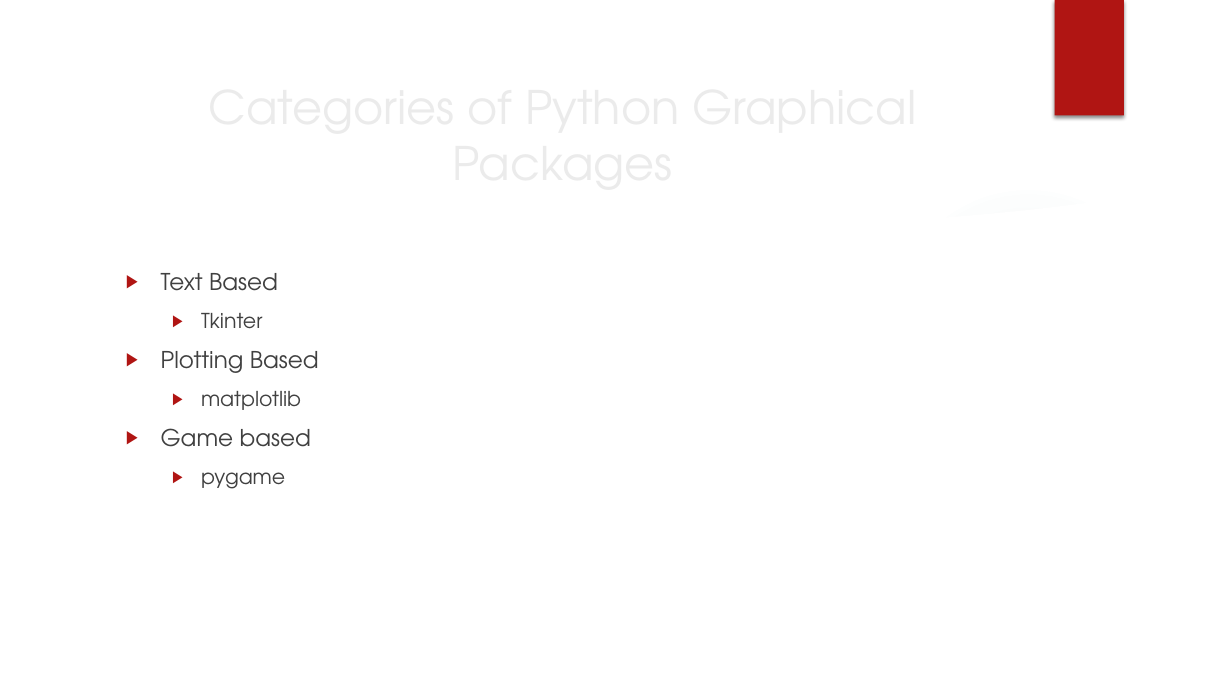
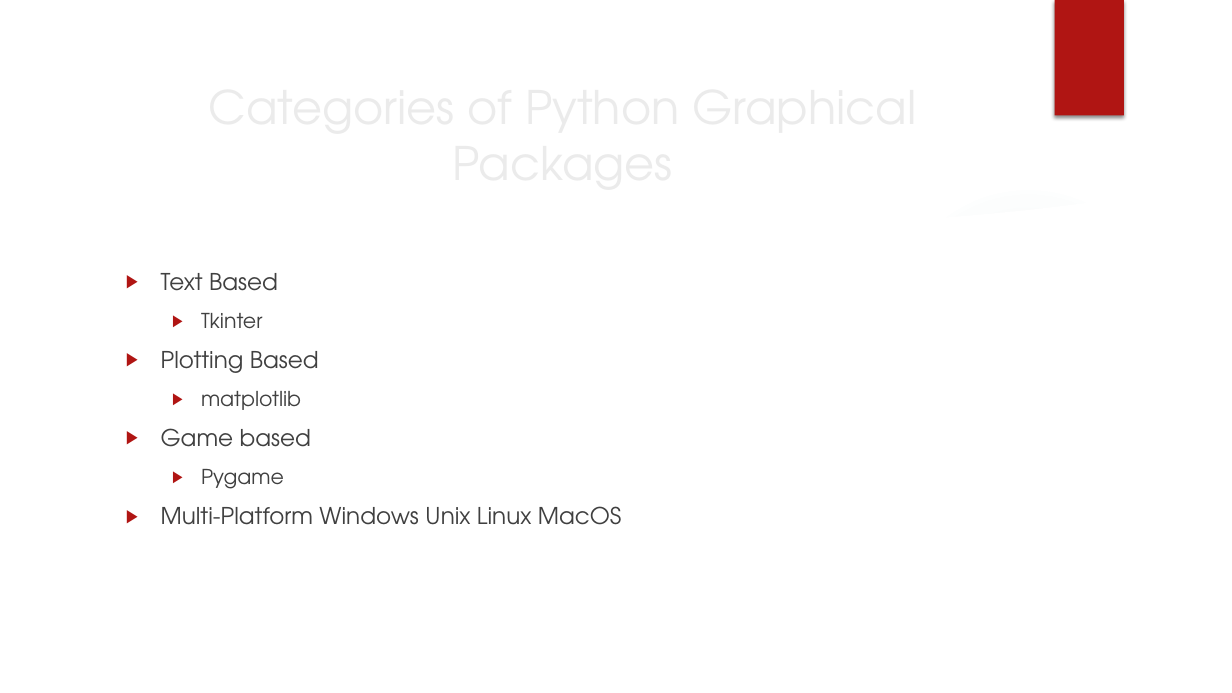
Before and after one commit to scottbing/SB_5410_Midterm_Challenge, a slide deck: slide 5 of TKinter.pptx (slide 3 before the commit). Drawn at 1232x693 pixels with LibreOffice and Linux fonts; fonts in the diff are those of the drawing; background and template pictures are left out. Boxes give left, top, right and bottom in pixels: in the first picture for what was removed or moved away, otherwise in the second. Text is boxed around its words. In the diff, an @@ line names an element or a change of style, - is before the commit and + after.

```diff
--- a/TKinter.pptx
+++ b/TKinter.pptx
@@ text at (x1=161, y1=469, x2=622, y2=525): text changed; size 16 to 18 pt @@
-  ▶ pygame
+  ▶ Pygame
+▶ Multi-Platform Windows Unix Linux MacOS
```
Also in this commit, not shown: 4 other slides changed, 9 slides added.
